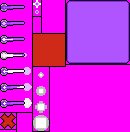
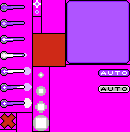
Layer changes from the first w=130, h=132 image to the second:
added layer "autofire" above "_label" over (98, 69, 130, 93)
